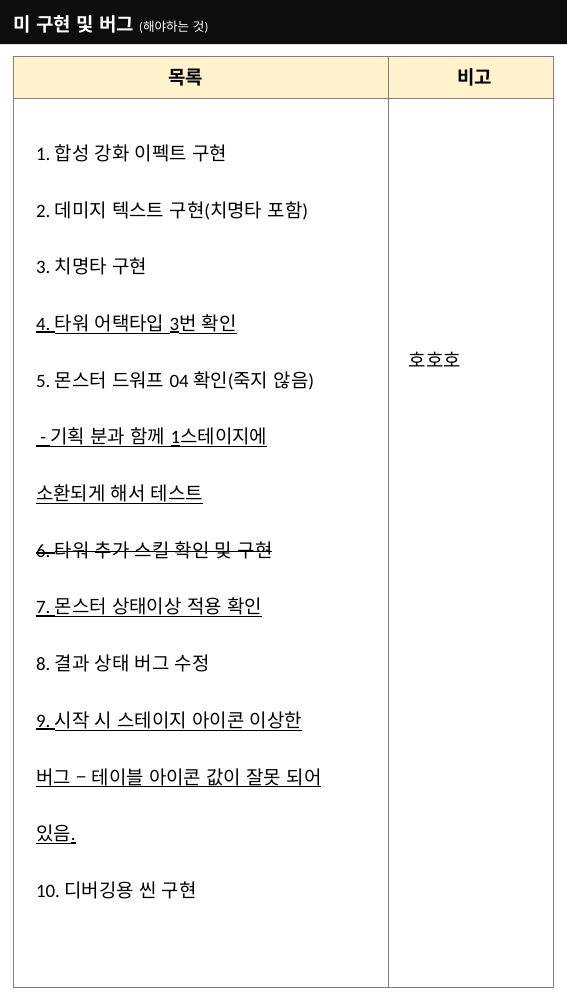
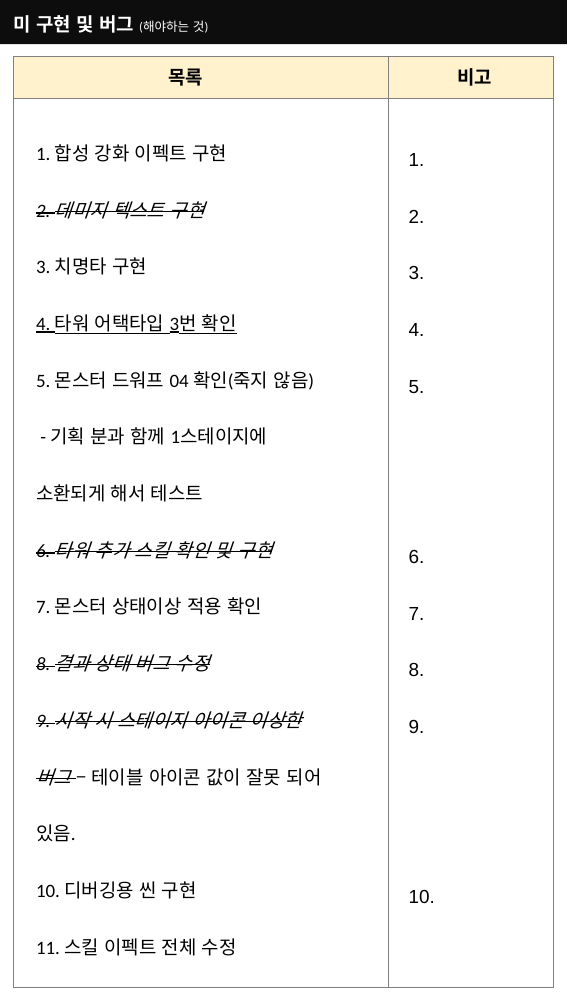
Before and after one commit to kimmk1533/DefensiveDungeon, a slide deck: slide 1 of Documents/버그1110.pptx. Drawn at 567x1008 pixels with LibreOffice and Linux fonts; fonts in the diff are those of the drawing. Boxes give left, top, right and bottom in pixels: in the first picture for what was removed or moved away, otherwise in the second. Text is boxed around its words. In the diff, an @@ line names an element or a change of style, - is before the commit and + after.

```diff
--- a/Documents/버그1110.pptx
+++ b/Documents/버그1110.pptx
@@ text added at [409, 153, 435, 903], 18 pt, text #000000 @@
+1.
+2.
+3.
+4.
+5.
+6.
+7.
+8.
+9.
+10.
@@ text at [36, 201, 205, 219]: text changed; italic on @@
-2. 데미지 텍스트 구현(치명타 포함)
+2. 데미지 텍스트 구현
@@ text removed at [409, 351, 461, 367] @@
-호호호
@@ text at [36, 427, 322, 842]: underline off in "- 기획 분과 함께 1스테이지에 소환되게 해서 ...", "7. 몬스터 상태이상 적용 확인", "9. 시작 시 스테이지 아이콘 이상한 버그 ..."; italic on in "6. 타워 추가 스킬 확인 및 구현", "8. 결과 상태 버그 수정", "9. 시작 시 스테이지 아이콘 이상한 버그"; strikethrough on in "8. 결과 상태 버그 수정", "9. 시작 시 스테이지 아이콘 이상한 버그" @@
@@ text at [36, 938, 237, 956]: paragraph added @@
+11. 스킬 이펙트 전체 수정
```
Also in this commit, not shown: 4 other files.
